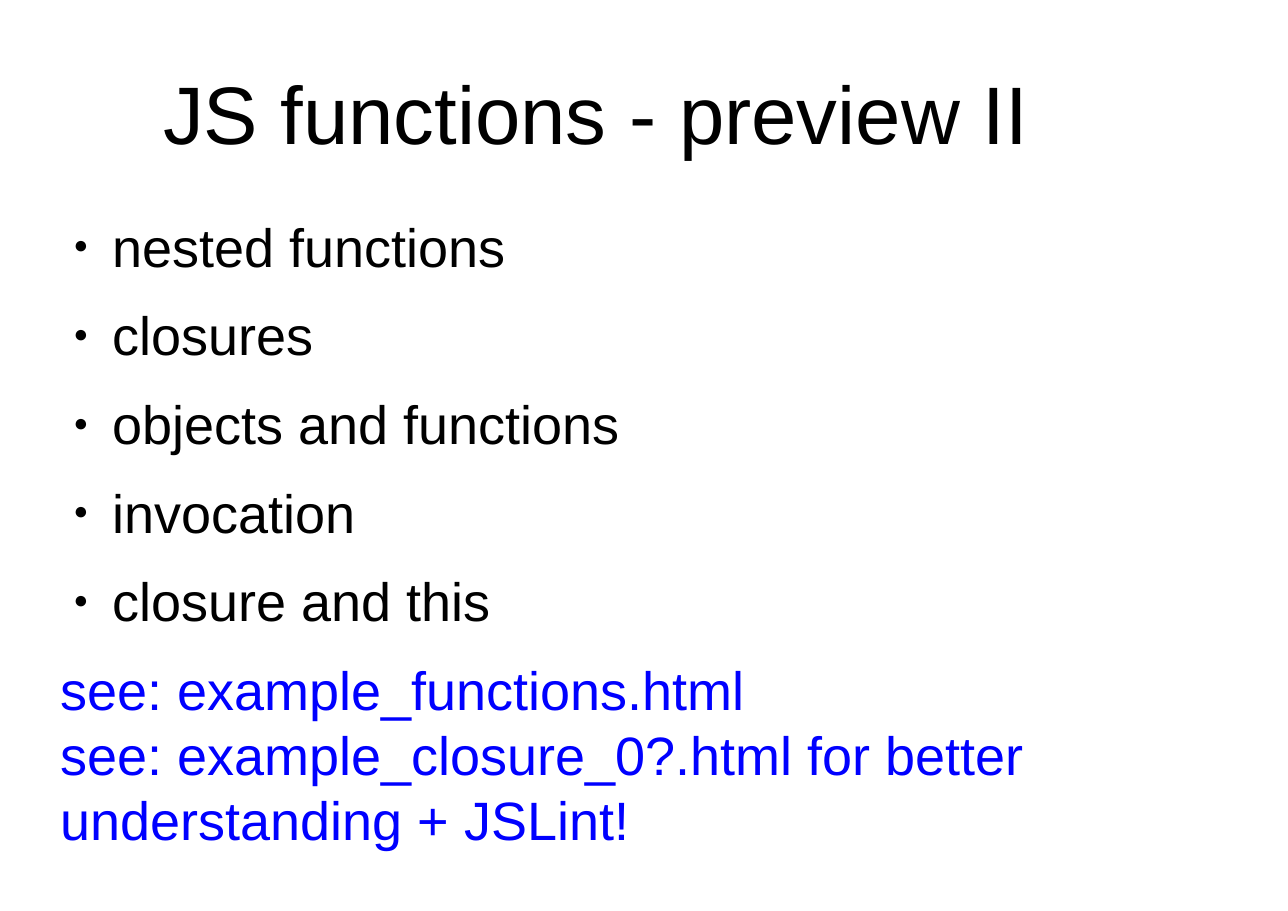
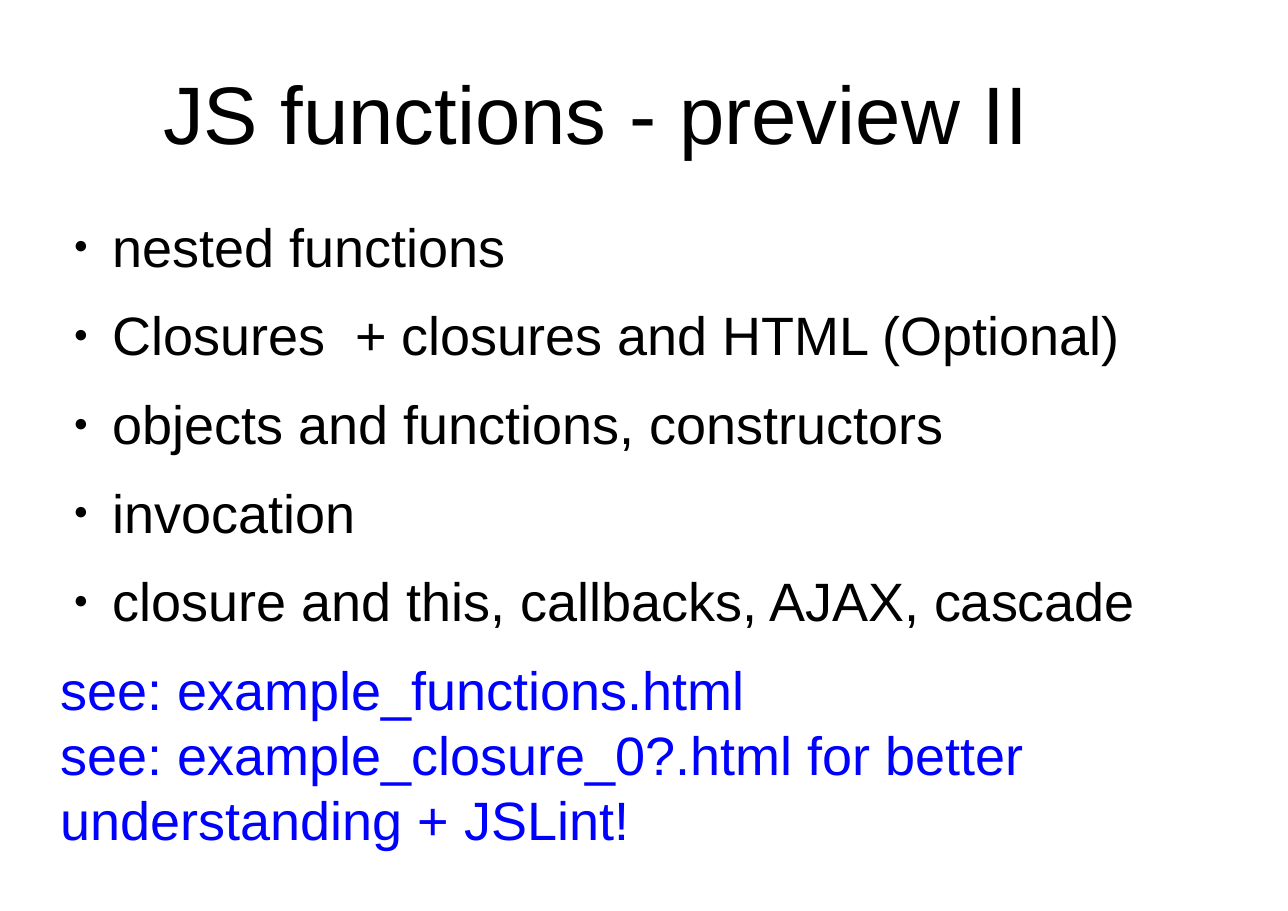
Before and after one commit to peterborkuti/other, a slide deck: slide 86 of JavaScriptBasics/jsbasics-slide.odp. Drawn at 1288x911 pixels with LibreOffice and Linux fonts; fonts in the diff are those of the drawing; background and template pictures are left out. Boxes give left, top, right and bottom in pixels: in the first picture for what was removed or moved away, otherwise in the second. Text is boxed around its words. In the diff, an @@ line names an element or a change of style, - is before the commit and + after.

Commit message:
functions

```diff
--- a/JavaScriptBasics/jsbasics-slide.odp
+++ b/JavaScriptBasics/jsbasics-slide.odp
@@ text at (113, 316, 1120, 454): text changed @@
-● closures
-● objects and functions
+● Closures + closures and HTML (Optional)
+● objects and functions, constructors
@@ text at (113, 582, 1135, 628): text changed @@
-● closure and this
+● closure and this, callbacks, AJAX, cascade
```
Also in this commit, not shown: 4 other slides changed, 6 other files.
